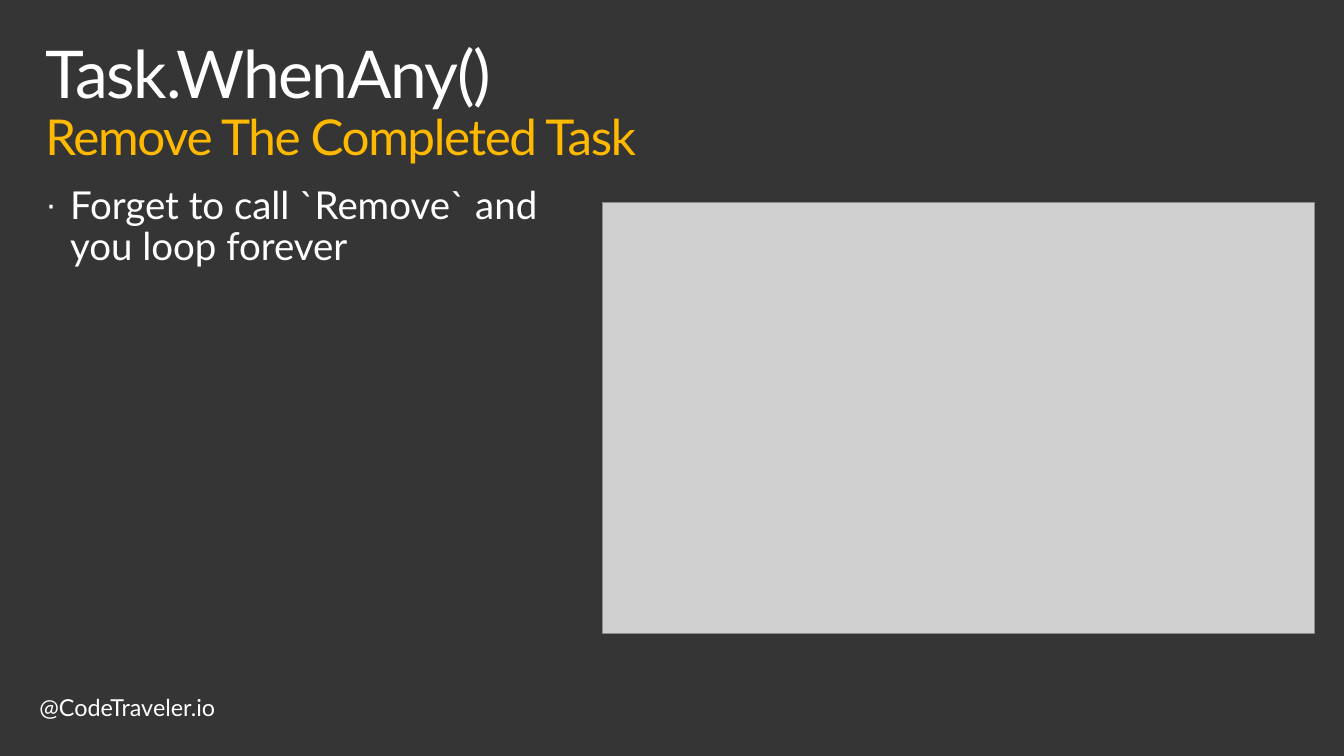
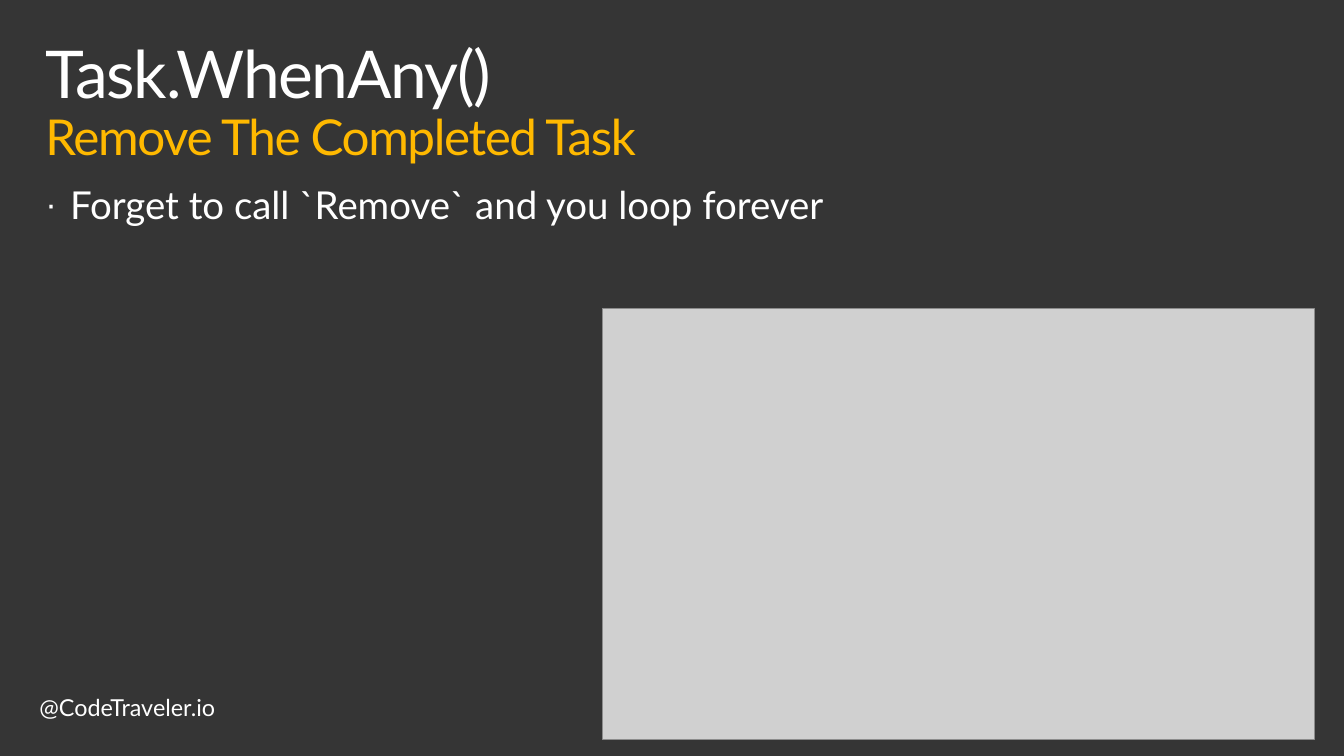
Before and after one commit to TheCodeTraveler/BecomeAnExpertWithAsyncAwait, a slide deck: slide 10 of 6. Coordinating Multiple Tasks/CoordinatingTasks.pptx. Drawn at 1344x756 pixels with LibreOffice and Linux fonts; fonts in the diff are those of the drawing; grey boxes stand for pictures; background and template pictures are left out. Boxes give left, top, right and bottom in pixels: in the first picture for what was removed or moved away, otherwise in the second. Text is boxed around its words. In the diff, an @@ line names an element or a change of style, - is before the commit and + after.

```diff
--- a/6. Coordinating Multiple Tasks/CoordinatingTasks.pptx
+++ b/6. Coordinating Multiple Tasks/CoordinatingTasks.pptx
@@ text "Forget to call `Remove` and ..." rewrapped from (70, 190, 537, 267) to (70, 190, 823, 226) @@
@@ picture: place and size @@
-picture at (603, 202, 1314, 632)
+picture at (603, 309, 1314, 740)
```
Also in this commit, not shown: 3 other slides changed, 2 other files.
